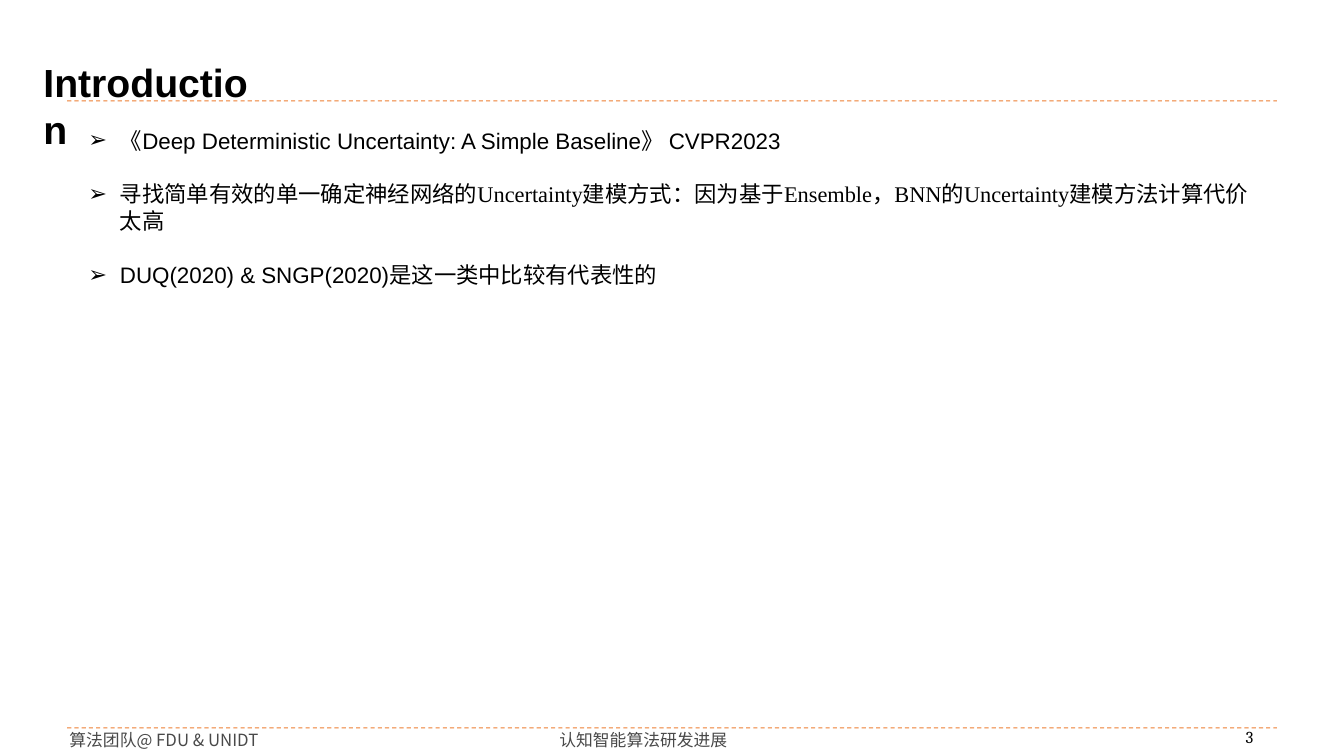
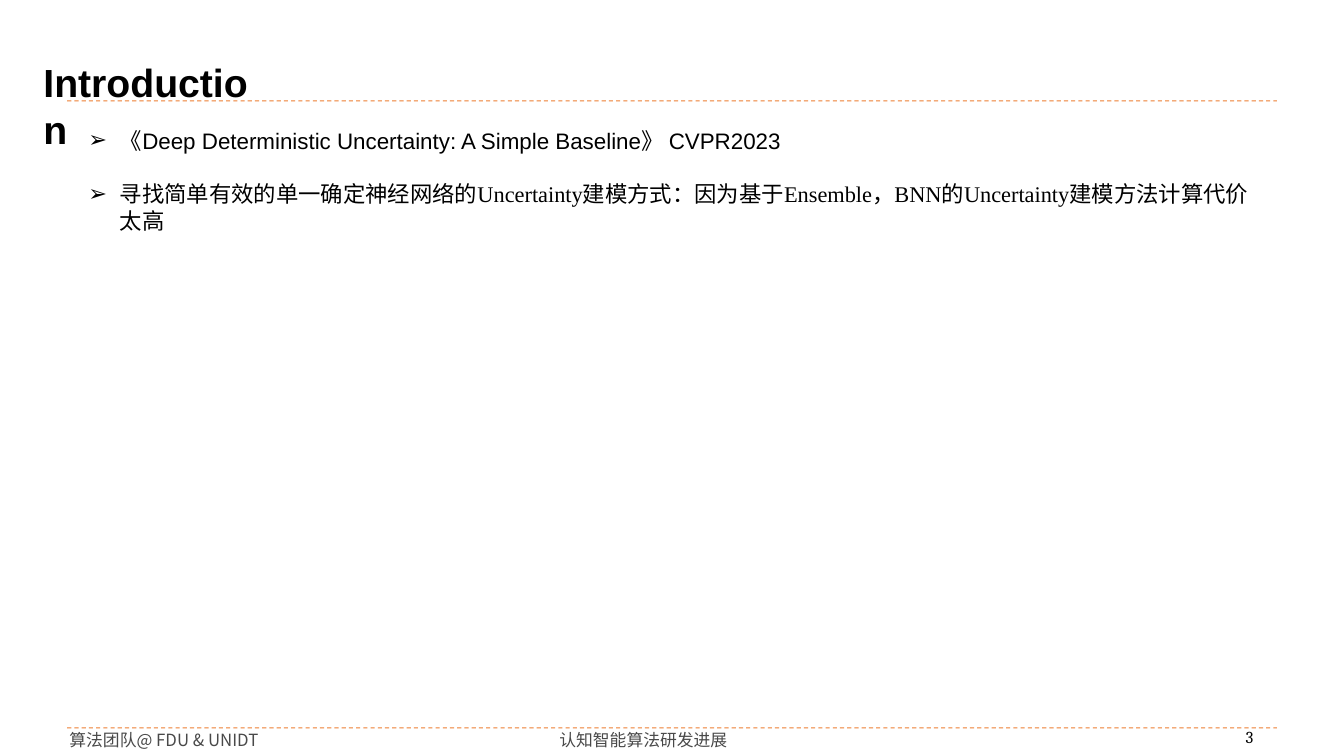
Before and after one commit to buyizhiyou/YYMUncertainty, a slide deck: slide 3 of pre/ddu_pre.pptx. Drawn at 1344x756 pixels with LibreOffice and Linux fonts; fonts in the diff are those of the drawing; background and template pictures are left out. Boxes give left, top, right and bottom in pixels: in the first picture for what was removed or moved away, otherwise in the second. Text is boxed around its words. In the diff, an @@ line names an element or a change of style, - is before the commit and + after.

```diff
--- a/pre/ddu_pre.pptx
+++ b/pre/ddu_pre.pptx
@@ text at (x1=120, y1=265, x2=657, y2=288): paragraph removed @@
-➢ DUQ(2020) & SNGP(2020)是这一类中比较有代表性的
```
Also in this commit, not shown: 13 other slides changed, 6 slides added, 3 slides removed, 10 other files.
